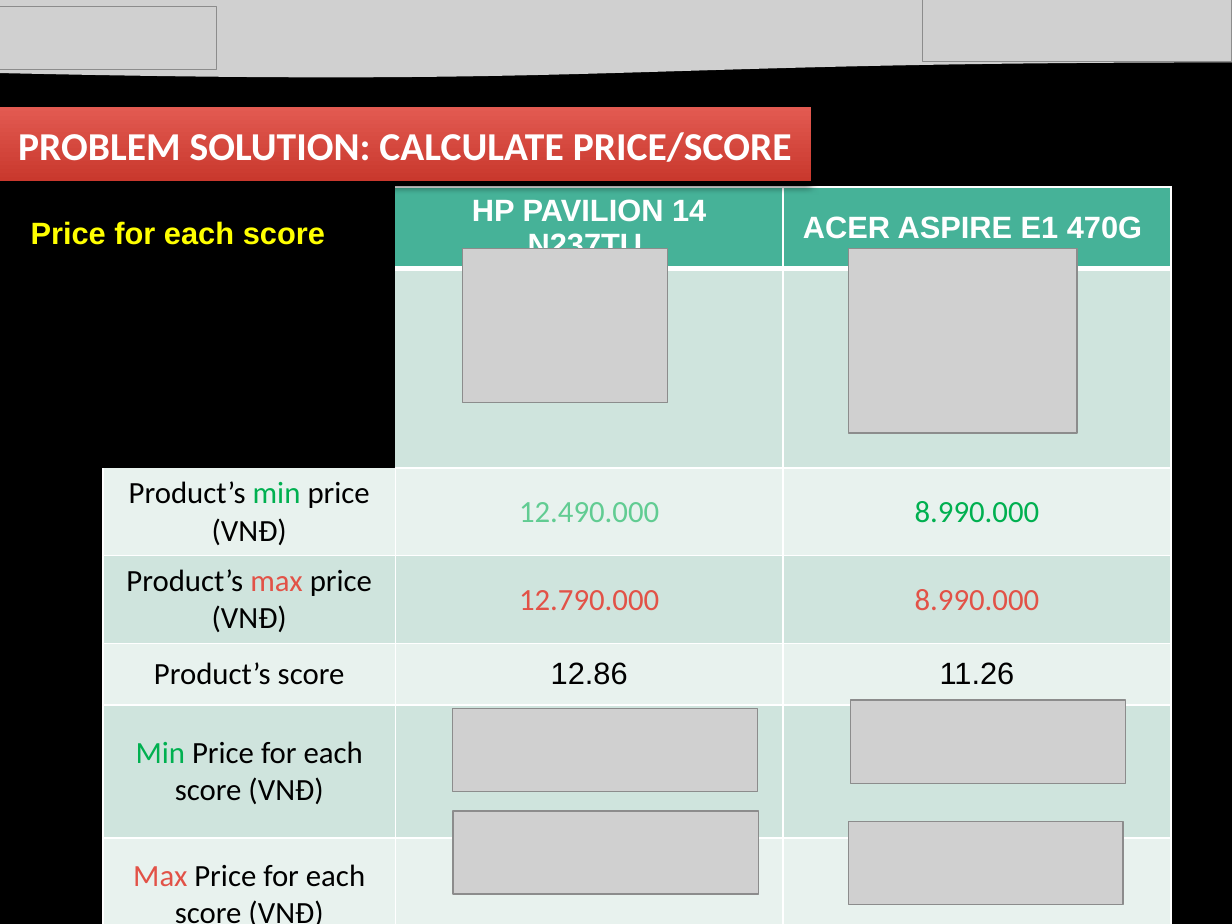
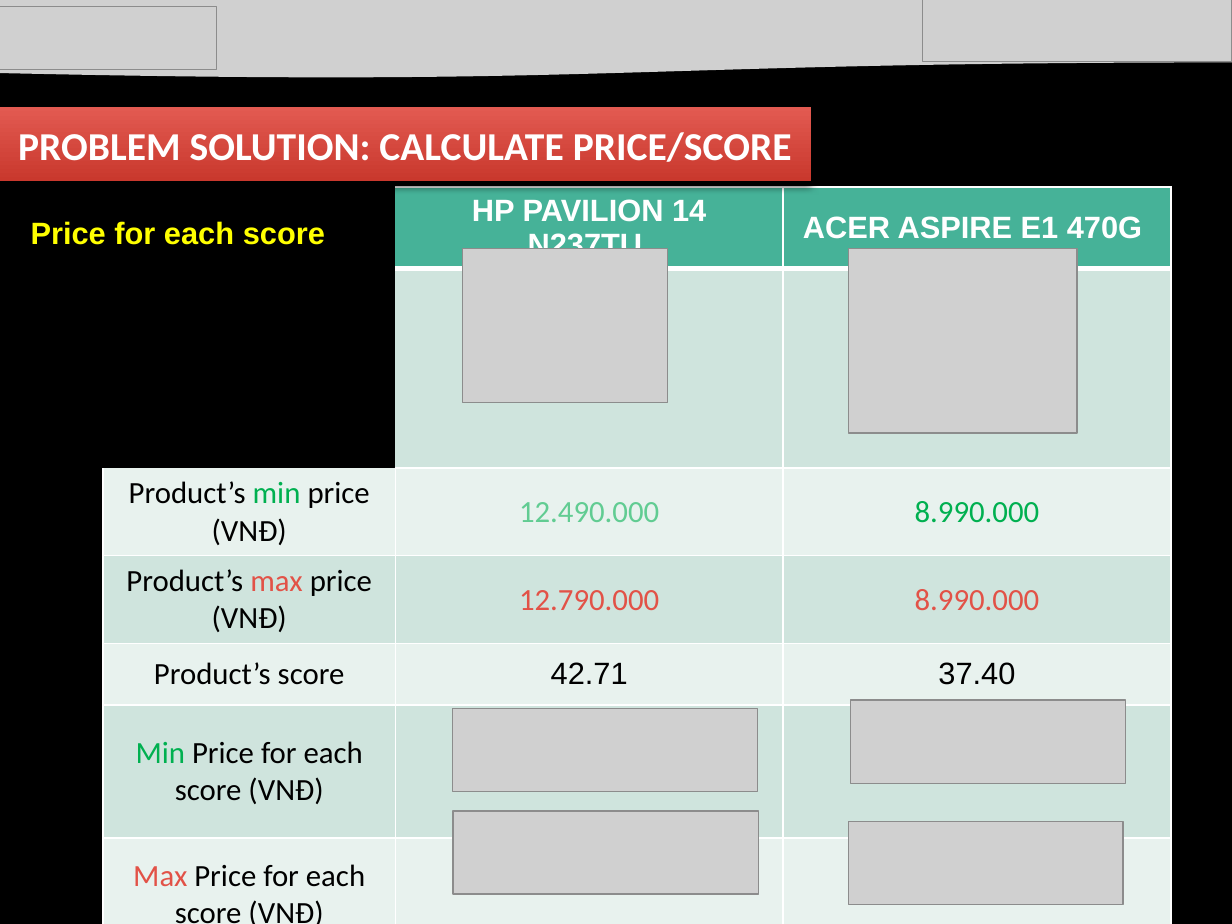
Before and after one commit to dimparis/computer-product-suggestion, a slide deck: slide 19 of slides/Laptop Compare.pptx. Drawn at 1232x924 pixels with LibreOffice and Linux fonts; fonts in the diff are those of the drawing; grey boxes stand for pictures; background and template pictures are left out. Boxes give left, top, right and bottom in pixels: in the first picture for what was removed or moved away, otherwise in the second. Text is boxed around its words. In the diff, an @@ line names an element or a change of style, - is before the commit and + after.

```diff
--- a/slides/Laptop Compare.pptx
+++ b/slides/Laptop Compare.pptx
@@ table at <box>103,187,1172,924</box> @@
-row 5, column 2: 12.86
+row 5, column 2: 42.71
-row 5, column 3: 11.26
+row 5, column 3: 37.40
```
